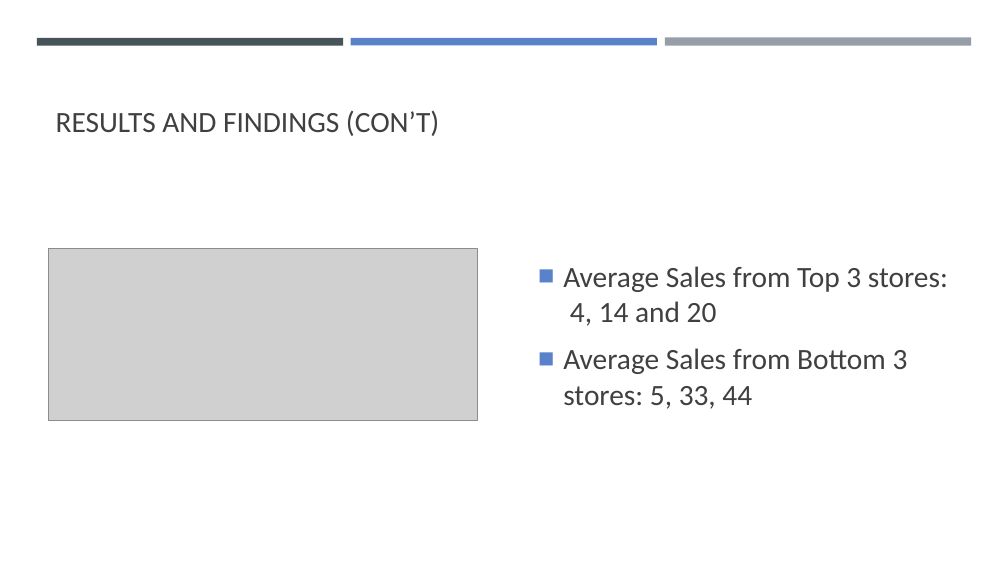
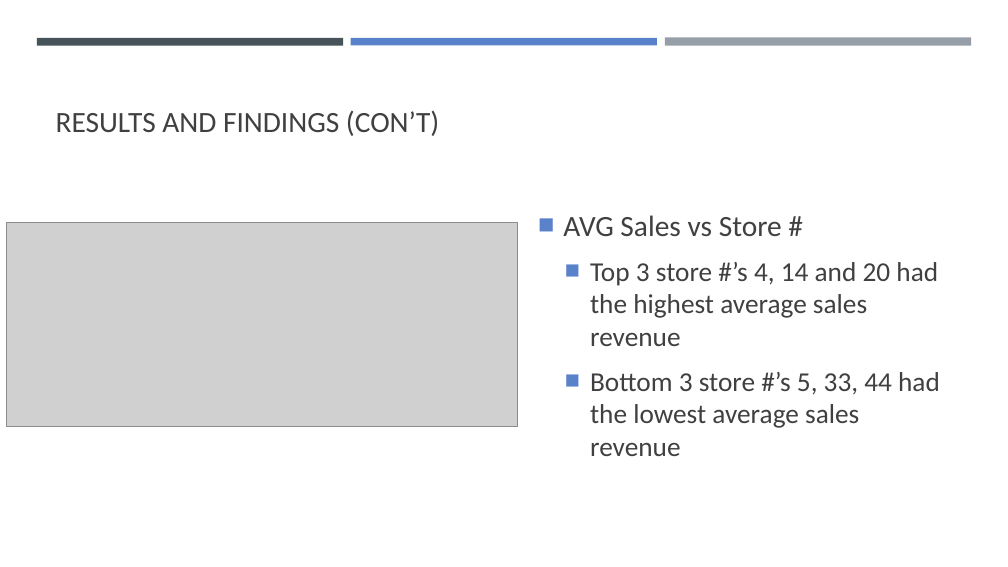
Before and after one commit to tbhaijee/Walmart-Sales-Predications, a slide deck: slide 14 of Project 1 PPT Slides.pptx. Drawn at 1008x567 pixels with LibreOffice and Linux fonts; fonts in the diff are those of the drawing; grey boxes stand for pictures. Boxes give left, top, right and bottom in pixels: in the first picture for what was removed or moved away, otherwise in the second. Text is boxed around its words. In the diff, an @@ line names an element or a change of style, - is before the commit and + after.

```diff
--- a/Project 1 PPT Slides.pptx
+++ b/Project 1 PPT Slides.pptx
@@ picture: place and size @@
-picture at [48,249,478,420]
+picture at [6,222,517,426]
@@ text at [563,215,940,456]: text changed; size 28 to 26 pt @@
-■ Average Sales from Top 3 stores: 4, 14 and 20
-■ Average Sales from Bottom 3 stores: 5, 33, 44
+■ AVG Sales vs Store #
+  ■ Top 3 store #’s 4, 14 and 20 had the highest average sales revenue
+  ■ Bottom 3 store #’s 5, 33, 44 had the lowest average sales revenue
```
Also in this commit, not shown: 9 other slides changed.
